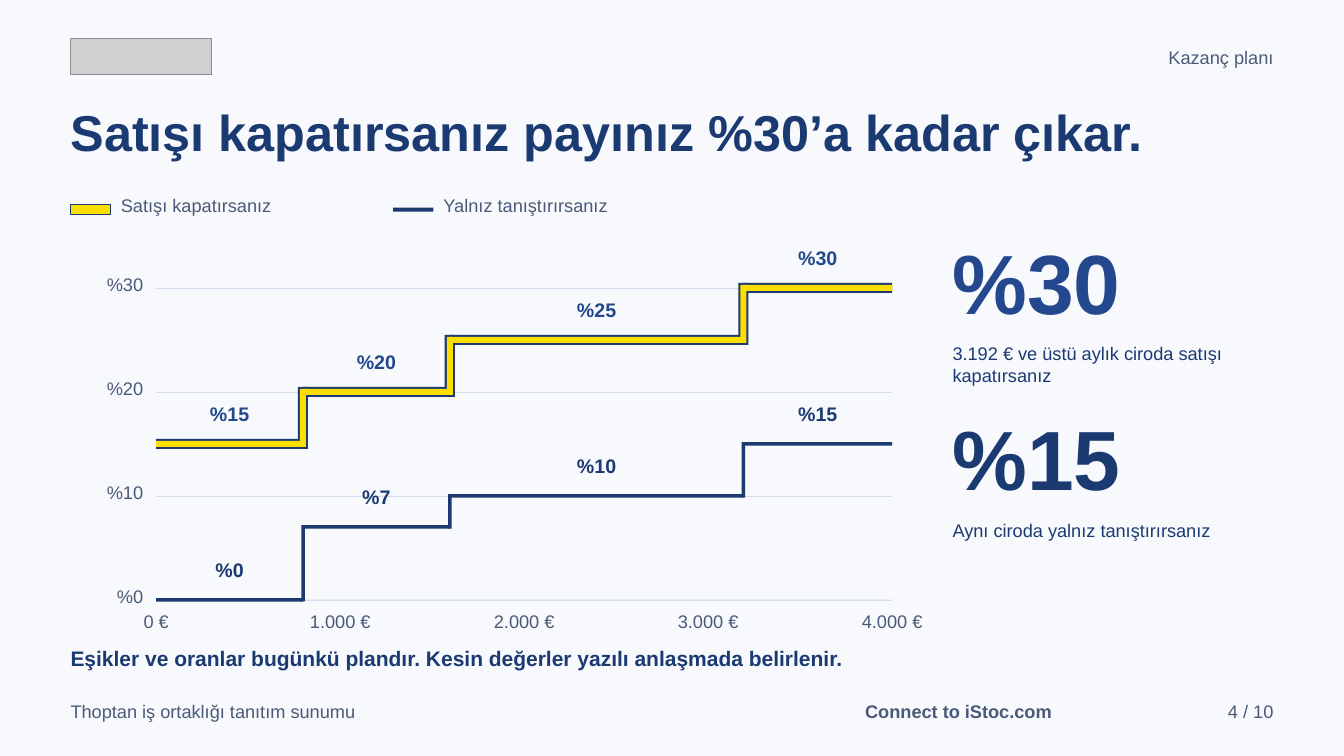
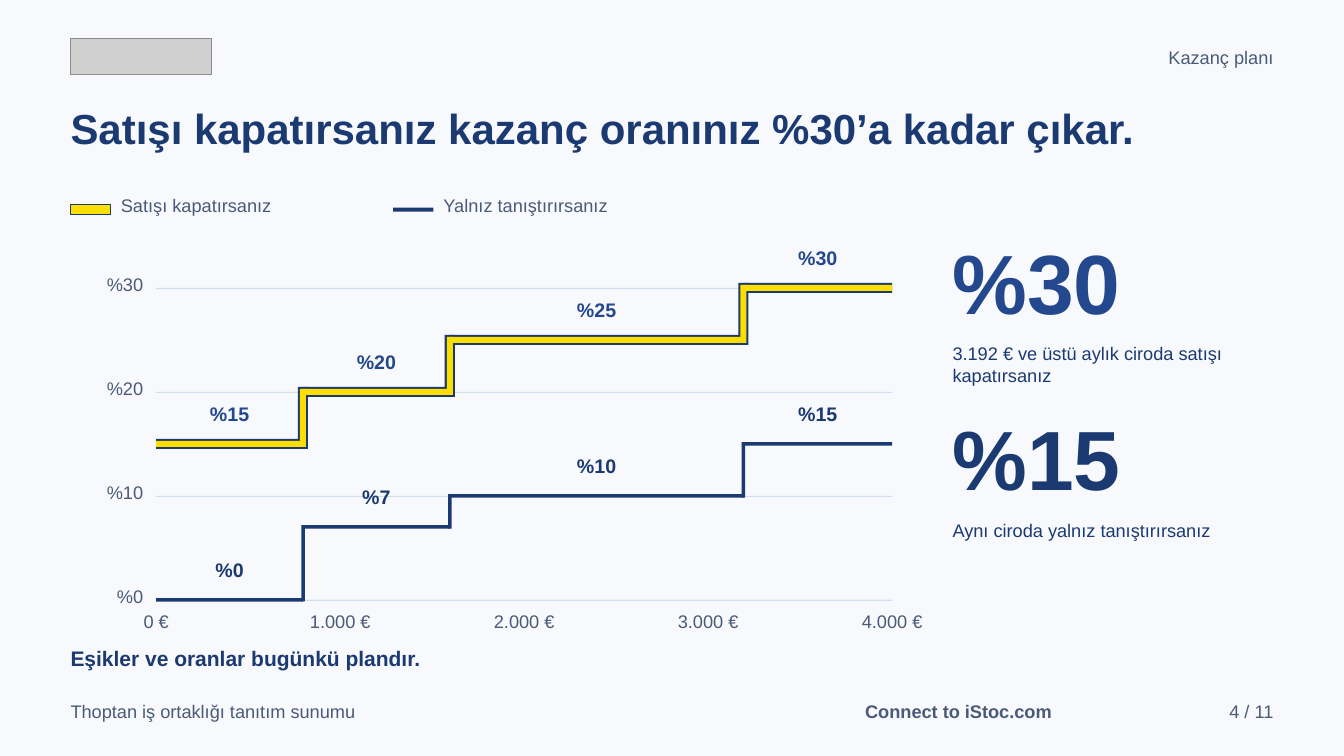
Before and after one commit to karacaismail/19ekim, a slide deck: slide 4 of public/indir/istoc/istoc-is-ortakligi-sunum.pptx. Drawn at 1344x756 pixels with LibreOffice and Linux fonts; fonts in the diff are those of the drawing; grey boxes stand for pictures. Boxes give left, top, right and bottom in pixels: in the first picture for what was removed or moved away, otherwise in the second. Text is boxed around its words. In the diff, an @@ line names an element or a change of style, - is before the commit and + after.

Commit message:
Thoptan belgelerini toplantı kararlarına göre güncelle
- El kitapçığına sarı zeminli ön kapak eklendi. Kitapçık 10 sayfa oldu.
- Kapakta ve başlıklarda "pay" yerine "kazanç" yazıldı.
- Tavsiye ödülü %15 indirim oldu. Yeni müşteri de ilk yılında %15 indirim alır.
- Eski "2 ay ücretsiz" ve "yıllık paket alır" kuralları kalktı.
- Ortaklık yollarının sırası çözüm ortağı, marka elçisi, mevcut müşteri oldu.
- Vergi, stopaj, yazılı anlaşma ve sözleşme cümleleri kalktı.
- Büyüyen müşteri senaryosuna 48 aylık toplam kazanç grafiği eklendi.
- Görsel sunum 10 sayfa, PPTX 11 slayt oldu. Grafik ayrı sayfada durur.
- Kaldırılan cümleler üretici denetimine eklendi. Bu cümleler geri gelemez.
- Tavsiye indirimi ve grafik hesabı için birim testi eklendi.

```diff
--- a/public/indir/istoc/istoc-is-ortakligi-sunum.pptx
+++ b/public/indir/istoc/istoc-is-ortakligi-sunum.pptx
@@ text at [71, 113, 1133, 152]: text changed; size 36 to 30 pt @@
-Satışı kapatırsanız payınız %30’a kadar çıkar.
+Satışı kapatırsanız kazanç oranınız %30’a kadar çıkar.
@@ text at [71, 650, 421, 670]: text changed @@
-Eşikler ve oranlar bugünkü plandır. Kesin değerler yazılı anlaşmada belirlenir.
+Eşikler ve oranlar bugünkü plandır.
@@ text at [1229, 705, 1274, 718]: text changed @@
-4 / 10
+4 / 11
```
Also in this commit, not shown: 9 other slides changed, 1 slide added, 43 other files.
